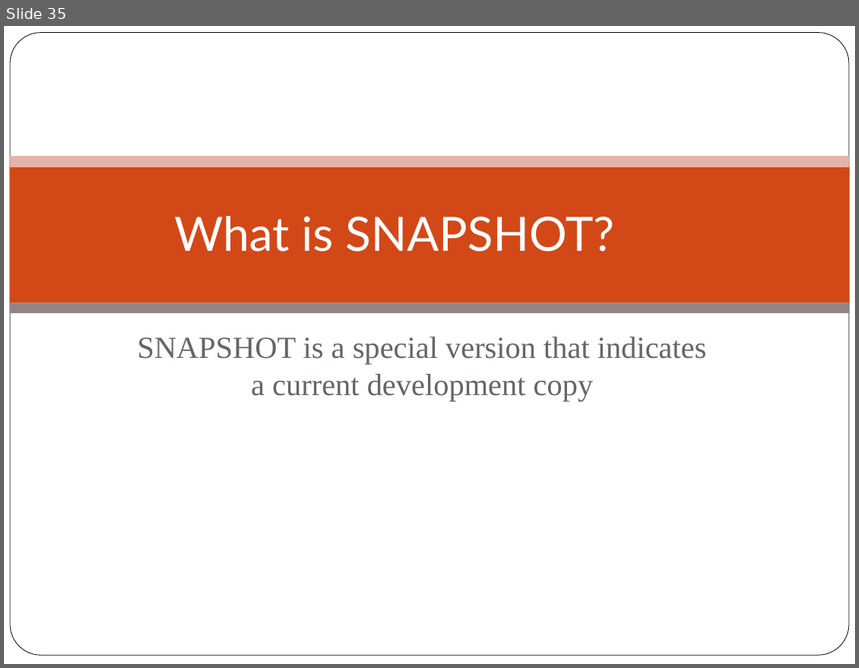
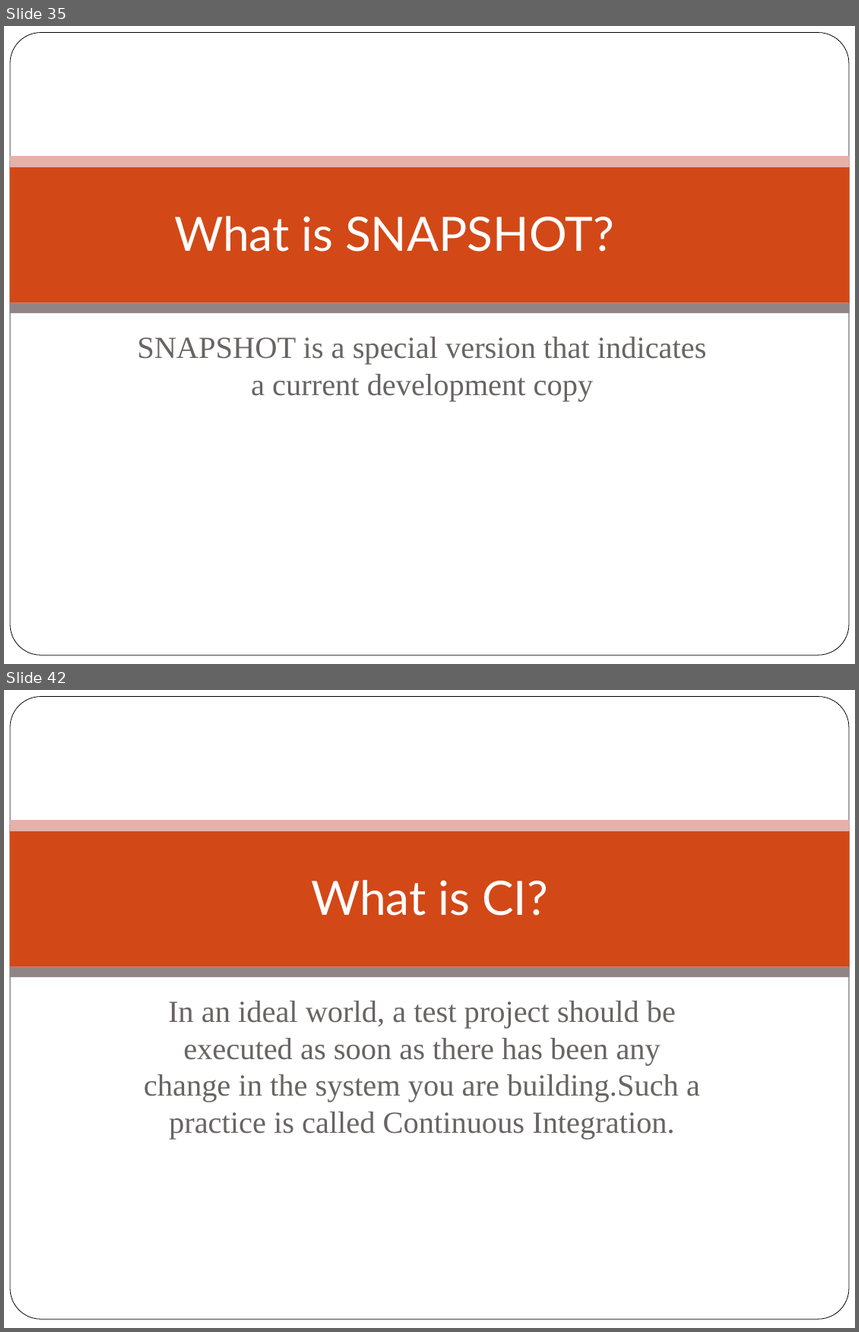
Before and after one commit to githubsebkun/Software-Interview-Questions, a slide deck: Maven Interview Questions.pptx. Shown one above the other, each under a label of ours: slide 35 before the commit, slides 35 and 42 after it; the slides between them are not shown. The pictures are 859x668 and 859x1332 pixels, drawn with LibreOffice and Linux fonts; fonts in the diff are those of the drawing; background and template pictures are left out. Boxes give left, top, right and bottom in pixels: in the first picture for what was removed or moved away, otherwise in the second. Text is boxed around its words. In the diff, an @@ line names an element or a change of style, - is before the commit and + after.

```diff
--- a/Maven Interview Questions.pptx
+++ b/Maven Interview Questions.pptx
@@ slide 42 added at <box>4,690,855,1328</box>, background picture (left out); not listed: 4 template elements that a slide beside it also shows @@
@@ title added at <box>311,880,548,916</box>, 40 pt, text #FFFFFF @@
+What is CI?
@@ subtitle added at <box>144,1001,700,1139</box>, 26 pt, text #696464 @@
+In an ideal world, a test project should be executed as soon as there has been any change in the system you are building.Such a practice is called Continuous Integration.
```
Also in this commit, not shown: 6 other slides added, 8 other files.
